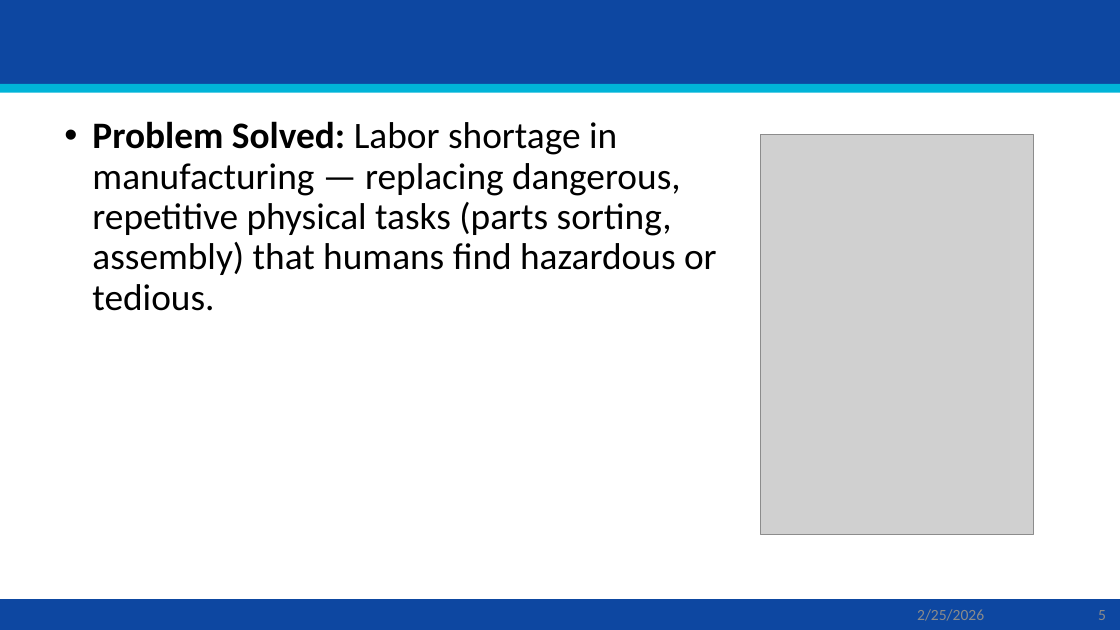
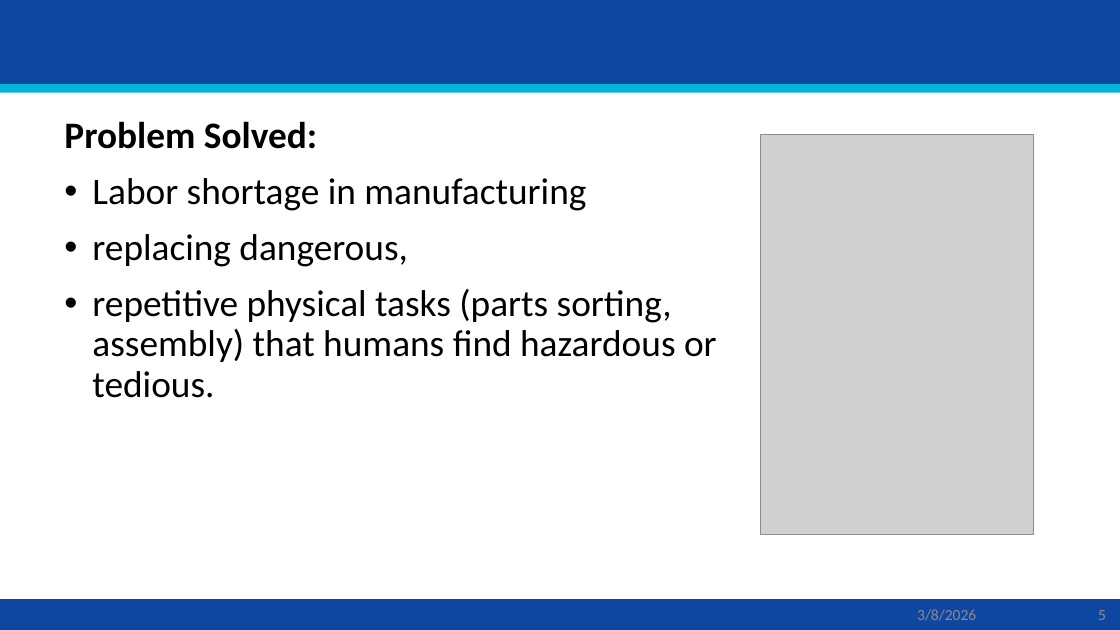
Before and after one commit to AbbadiAhmad/mobile_robots_course, a slide deck: slide 5 of Slides/Mod01/Mod-01-intro.pptx. Drawn at 1120x630 pixels with LibreOffice and Linux fonts; fonts in the diff are those of the drawing; grey boxes stand for pictures. Boxes give left, top, right and bottom in pixels: in the first picture for what was removed or moved away, otherwise in the second. Text is boxed around its words. In the diff, an @@ line names an element or a change of style, - is before the commit and + after.

```diff
--- a/Slides/Mod01/Mod-01-intro.pptx
+++ b/Slides/Mod01/Mod-01-intro.pptx
@@ text at [64,121,717,398]: text changed @@
-• Problem Solved: Labor shortage in manufacturing — replacing dangerous, repetitive physical tasks (parts sorting, assembly) that humans find hazardous or tedious.
+Problem Solved:
+• Labor shortage in manufacturing
+• replacing dangerous,
+• repetitive physical tasks (parts sorting, assembly) that humans find hazardous or tedious.
@@ text at [917,609,976,621]: text changed @@
-2/25/2026
+3/8/2026
```
Also in this commit, not shown: 26 other slides changed, 2 other files.
